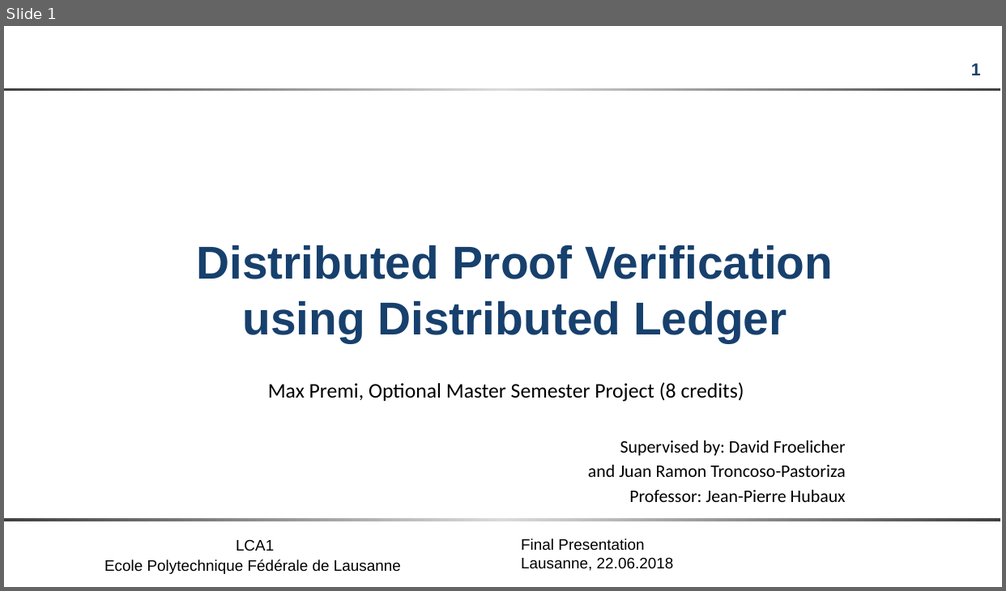
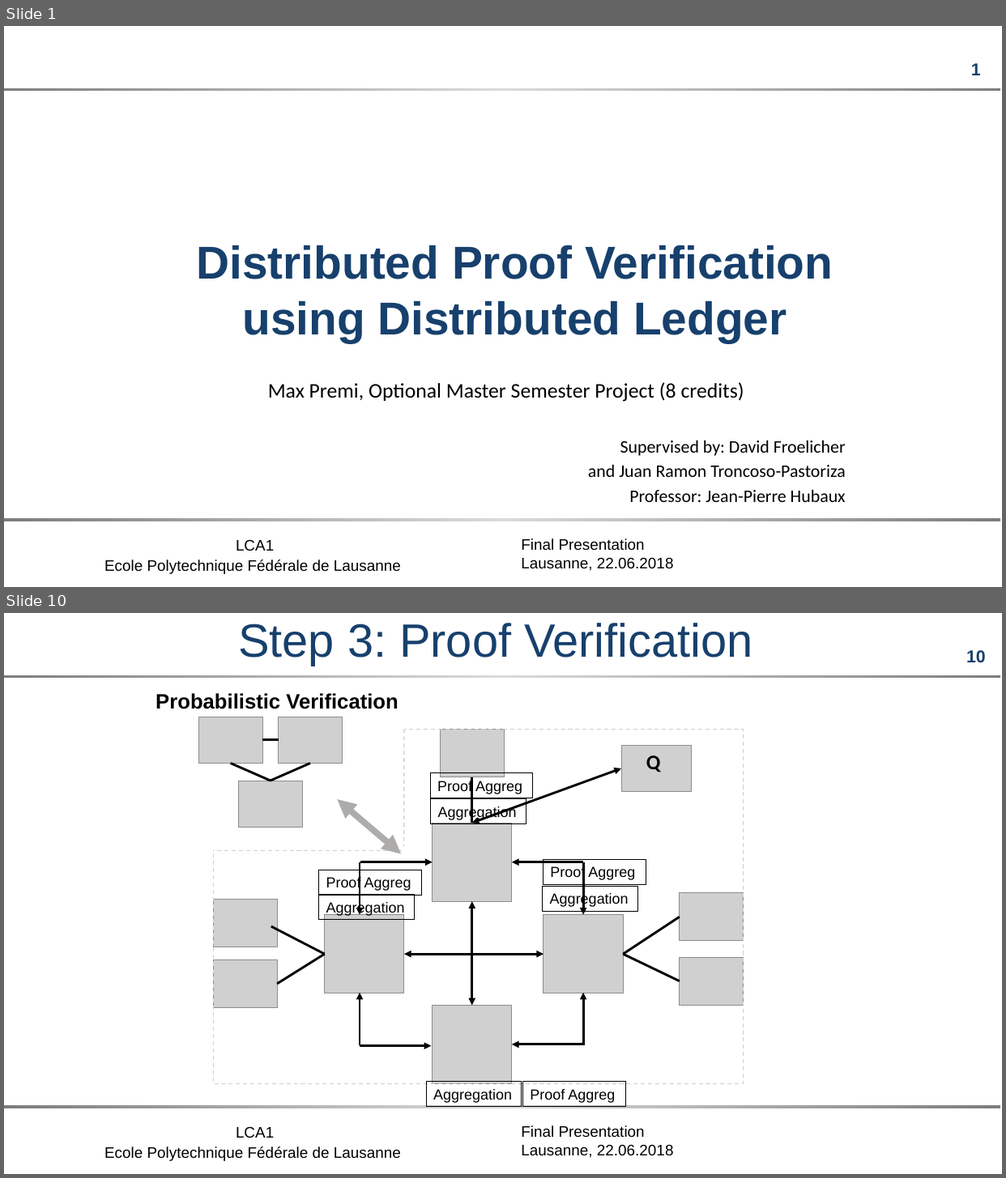
Before and after one commit to maxpr/MasterProjectDocuments, a slide deck: OPT/doc/FinalPresentation.pptx. Shown one above the other, each under a label of ours: slide 1 before the commit, slides 1 and 10 after it; the slides between them are not shown. The pictures are 1006x591 and 1006x1178 pixels, drawn with LibreOffice and Linux fonts; fonts in the diff are those of the drawing; grey boxes stand for pictures; background and template pictures are left out. Boxes give left, top, right and bottom in pixels: in the first picture for what was removed or moved away, otherwise in the second. Text is boxed around its words. In the diff, an @@ line names an element or a change of style, - is before the commit and + after.

```diff
--- a/OPT/doc/FinalPresentation.pptx
+++ b/OPT/doc/FinalPresentation.pptx
@@ slide 10 added at (4, 613, 1002, 1174), background #FFFFFF; not listed: 5 template elements that a slide beside it also shows @@
@@ title added at (238, 623, 752, 665), 45 pt, text #17406D @@
+Step 3: Proof Verification
@@ text added at (155, 693, 398, 709), 20 pt, text #000000, bold @@
+Probabilistic Verification
@@ group added at (198, 717, 744, 1084): 13 pictures, 10 lines, 8 arrows, 3 double arrows, 2 rectangles, 1 text @@
+Q
@@ rectangle added at (430, 773, 533, 798), outline #000000 0.75 pt, 14 pt, text #000000 @@
+Proof Aggreg
@@ double arrow added from (337, 799) to (402, 854), #AEABAB 6 pt @@
@@ rectangle added at (431, 799, 526, 825), outline #000000 0.75 pt, 14 pt, text #000000 @@
+Aggregation
@@ rectangle added at (318, 870, 421, 895), outline #000000 0.75 pt, 14 pt, text #000000 @@
+Proof Aggreg
@@ rectangle added at (543, 859, 646, 884), outline #000000 0.75 pt, 14 pt, text #000000 @@
+Proof Aggreg
@@ rectangle added at (318, 895, 414, 920), outline #000000 0.75 pt, 14 pt, text #000000 @@
+Aggregation
@@ rectangle added at (543, 886, 637, 912), outline #000000 0.75 pt, 14 pt, text #000000 @@
+Aggregation
@@ rectangle added at (426, 1082, 522, 1108), outline #000000 0.75 pt, 14 pt, text #000000 @@
+Aggregation
@@ rectangle added at (522, 1082, 625, 1108), outline #000000 0.75 pt, 14 pt, text #000000 @@
+Proof Aggreg
@@ slide 1 changed as well @@
@@ rectangle at (4, 88, 1001, 91): fill gradient #818181 to #DADADA to gradient #7D7D7D to #DADADA @@
@@ rectangle at (4, 518, 1001, 522): fill gradient #818181 to #DADADA to gradient #7D7D7D to #DADADA @@
```
Also in this commit, not shown: 5 other slides changed, 29 other slides added, 6 slides removed, 8 other files.
